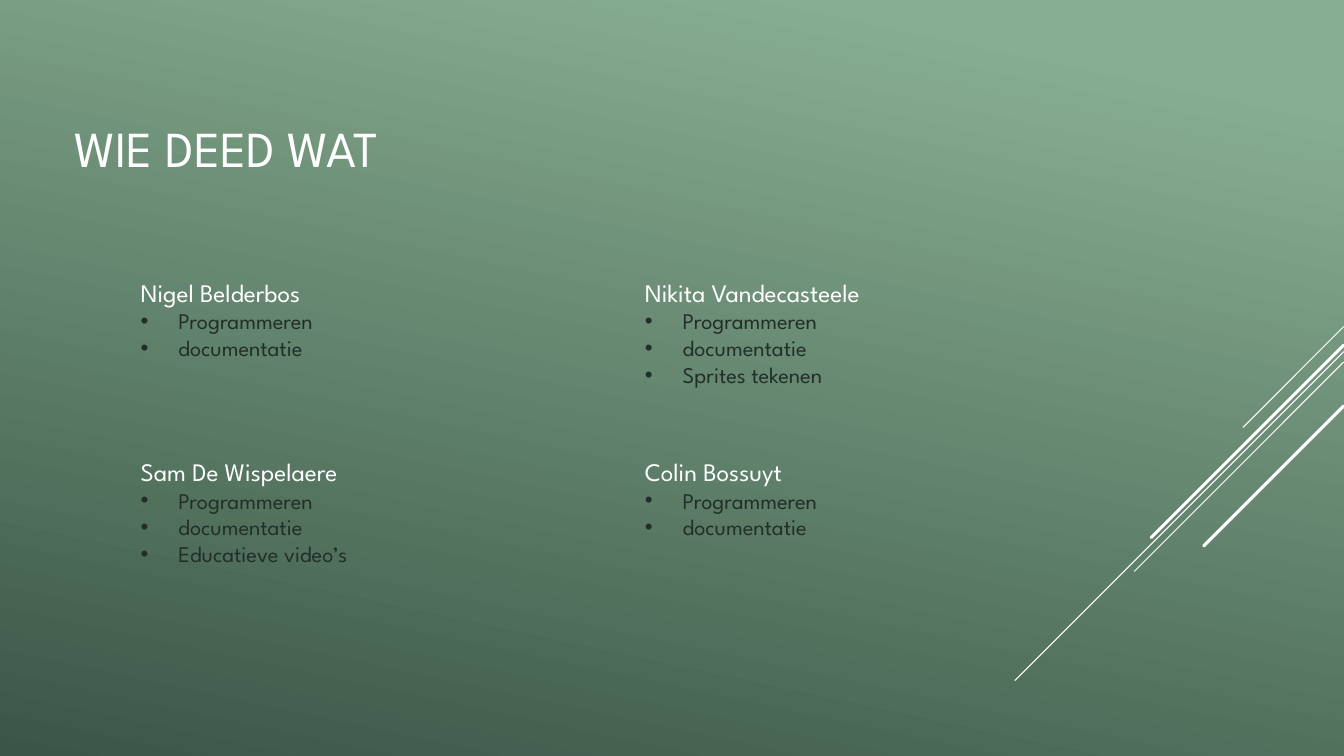
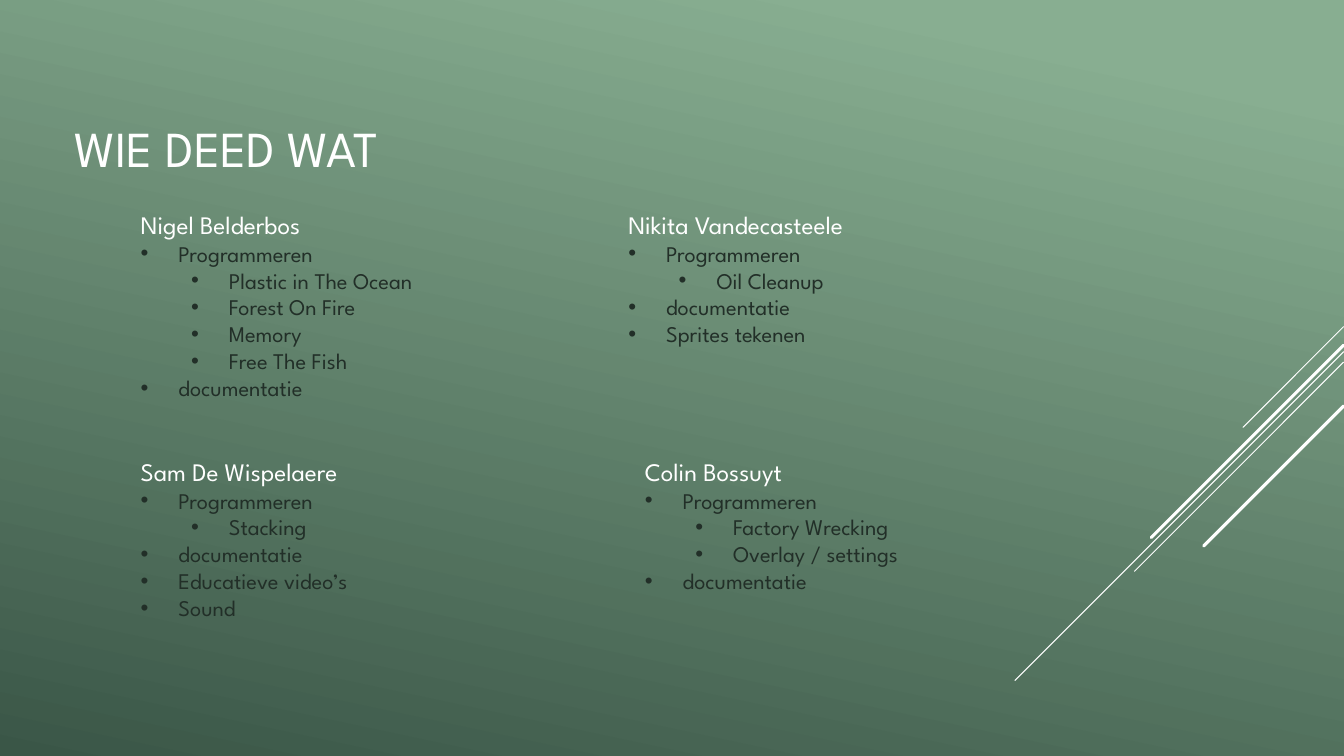
Before and after one commit to vives-project-xp/EducationalGame2, a slide deck: slide 4 of Educational_game_2.pptx (slide 2 before the commit). Drawn at 1344x756 pixels with LibreOffice and Linux fonts; fonts in the diff are those of the drawing. Boxes give left, top, right and bottom in pixels: in the first picture for what was removed or moved away, otherwise in the second. Text is boxed around its words. In the diff, an @@ line names an element or a change of style, - is before the commit and + after.

Commit message:
pwp

```diff
--- a/Educational_game_2.pptx
+++ b/Educational_game_2.pptx
@@ text "Nigel Belderbos": place and size @@
-text "Nigel Belderbos" at (141,284,312,356)
+text "Nigel Belderbos" at (141,216,412,396)
@@ text "Nikita Vandecasteele": place and size @@
-text "Nikita Vandecasteele" at (645,284,860,388)
+text "Nikita Vandecasteele" at (628,216,843,347)
@@ text at (229,274,412,369): paragraphs added @@
+  • Plastic in The Ocean
+  • Forest On Fire
+  • Memory
+  • Free The Fish
@@ text at (717,274,824,294): paragraph added @@
+  • Oil Cleanup
@@ text at (229,520,307,540): paragraph added @@
+  • Stacking
@@ text at (733,520,898,567): paragraphs added @@
+  • Factory Wrecking
+  • Overlay / settings
@@ text at (178,601,235,616): paragraph added @@
+• Sound
```
Also in this commit, not shown: 1 slide added.
